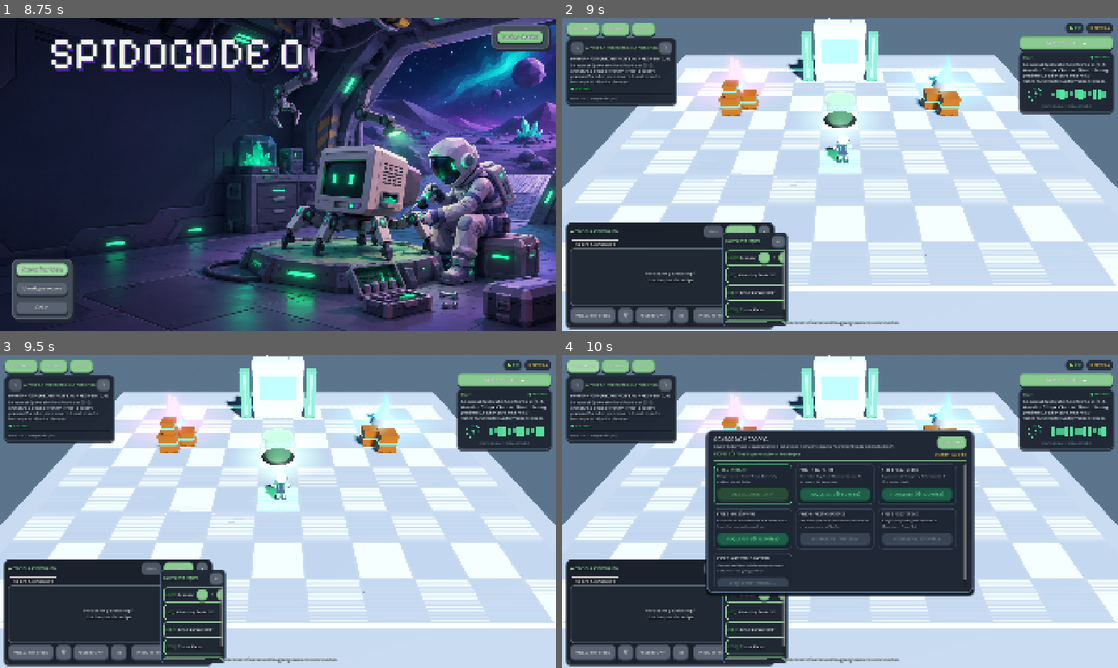
Above: before the commit, frames 1-4 (two rows, left to right).
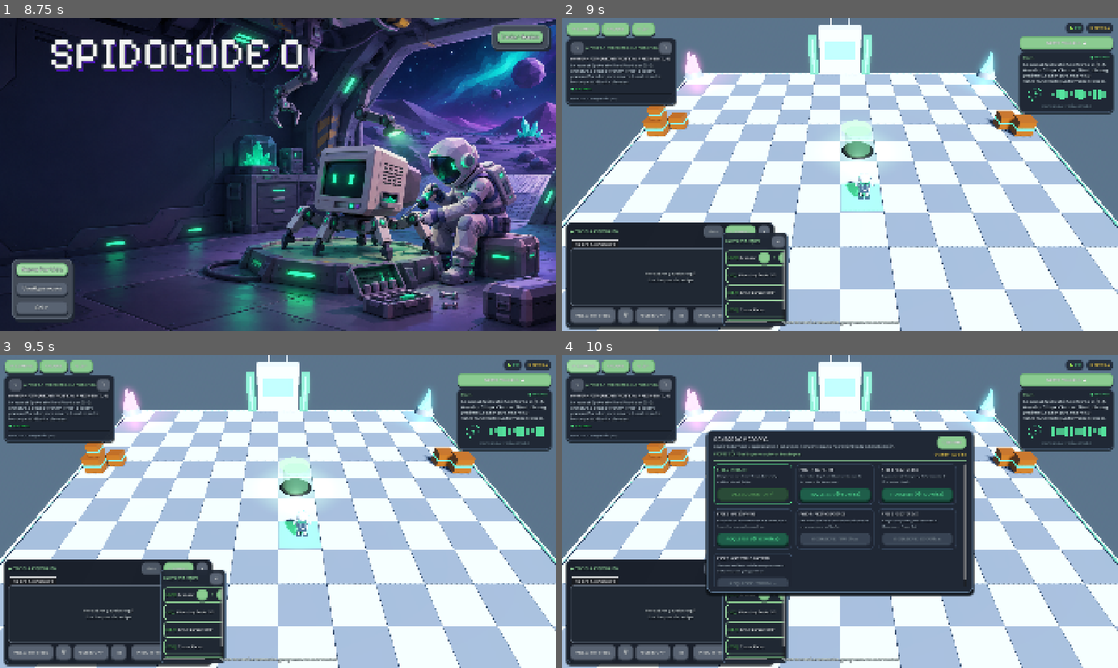
Above: after the commit, the same moments.

Repository: LeaGaj04/spido-code-0
Game: Godot game, scene res://escenas/menu_inicio.tscn
Two runs of this game, one before a commit and one after it. Both use one fixed random seed, a clock stepped at 60 frames per second and the inputs below.
Inputs (mouse positions are in pixels of both pictures, inside the frame that each line leads up to):
- Up to frame 1 (8.75 s): click "Iniciar Sesión" at 0.5 s; click (278, 165) at 1.27 s; type "12" at 1.35 s; click (278, 177) at 1.5 s; type "12" at 1.58 s; click "Iniciar sesión" at 2 s; click "Iniciar sesión" at 2.75 s; click "¿Olvidaste tu contraseña?" at 3.5 s; click "Registrarse" at 4.25 s; click "Volver" at 5 s; click "Iniciar Sesión" at 5.75 s; click "¿Olvidaste tu contraseña?" at 6.5 s; click "Registrarse" at 7.25 s; click "Volver" at 8 s
- Up to frame 2 (9 s): click "Nueva Partida" at 8.75 s
- Up to frame 3 (9.5 s): no input
- Up to frame 4 (10 s): click "MEJORAS" at 9.5 s

Frame 1 is identical in both runs. In frame 2, 55% of the frame differs, in the area x 0-100%, y 0-100%; in frame 3, 55%; in frame 4, 36%.

Commit message:
feat(3d): tablero ajedrez 12x12 continuo con placas intercaladas y movimiento centro a centro

Diff:
--- a/escenas/mundo_3d.tscn
+++ b/escenas/mundo_3d.tscn
@@ -25,15 +25,6 @@
 glow_enabled = true
 glow_bloom = 0.1
 
-[sub_resource type="StandardMaterial3D" id="MatSueloHangar"]
-albedo_color = Color(0.66, 0.70, 0.76, 1)
-metallic = 0.15
-roughness = 0.6
-
-[sub_resource type="PlaneMesh" id="MeshSuelo"]
-material = SubResource("MatSueloHangar")
-size = Vector2(24, 24)
-
 [node name="Mundo3D" type="Node3D" unique_id=867094500]
 script = ExtResource("1_script")
 escena_pieza = ExtResource("4_pieza")
@@ -48,11 +39,8 @@
 shadow_enabled = true
 
 [node name="Camera3D" type="Camera3D" parent="." unique_id=1784270914]
-transform = Transform3D(1, 0, 0, 0, 0.7880111, 0.6156611, 0, -0.6156611, 0.7880111, 0, 10.28046, 16.106438)
-fov = 46.0
-
-[node name="SueloHangar" type="MeshInstance3D" parent="." unique_id=1389275597]
-mesh = SubResource("MeshSuelo")
+transform = Transform3D(1, 0, 0, 0, 0.7880111, 0.6156611, 0, -0.6156611, 0.7880111, -1, 11.2, 14.5)
+fov = 48.0
 
 [node name="MesaEnsamblaje" parent="." unique_id=744348960 instance=ExtResource("3_mesa")]
 transform = Transform3D(1, 0, 0, 0, 1, 0, 0, 0, 1, 0, 0, -4)
--- a/scripts/astronauta_ingeniero.gd
+++ b/scripts/astronauta_ingeniero.gd
@@ -144,9 +144,10 @@
 	var nueva_x = grid_x + delta.x
 	var nueva_z = grid_z + delta.y
 
-	if abs(nueva_x) > 4 or abs(nueva_z) > 4:
+	# Limite del tablero de 12x12 casillas (gx de -6 a 5, gz de -6 a 5)
+	if nueva_x < -6 or nueva_x > 5 or nueva_z < -6 or nueva_z > 5:
 		await _animar_choque()
-		accion_fallida.emit("El astronauta alcanzo el limite de la zona.")
+		accion_fallida.emit("El astronauta alcanzó el límite del tablero de 12x12.")
 		return false
 
 	var mundo = get_parent()
@@ -180,9 +181,9 @@
 	var nueva_x = grid_x - delta.x
 	var nueva_z = grid_z - delta.y
 
-	if abs(nueva_x) > 4 or abs(nueva_z) > 4:
+	if nueva_x < -6 or nueva_x > 5 or nueva_z < -6 or nueva_z > 5:
 		await _animar_choque()
-		accion_fallida.emit("Limite del taller alcanzado.")
+		accion_fallida.emit("Límite del tablero alcanzado.")
 		return false
 
 	var mundo = get_parent()
--- a/scripts/mundo_3d.gd
+++ b/scripts/mundo_3d.gd
@@ -83,47 +83,87 @@
 	contenedor_tablero.name = "ContenedorTablero"
 	add_child(contenedor_tablero)
 
+	# 1. Base / Marco perimetral del tablero 12x12
+	# Rango: gx de -6 a 5 (12 casillas), gz de -6 a 5 (12 casillas)
+	# Ancho total: 12 * 2.0 = 24.0. Centro: X = -1.0, Z = -1.0
+	var mat_marco = StandardMaterial3D.new()
+	mat_marco.albedo_color = Color(0.20, 0.24, 0.30)
+	mat_marco.metallic = 0.5
+	mat_marco.roughness = 0.4
+
+	var marco_base = MeshInstance3D.new()
+	var m_marco = BoxMesh.new()
+	m_marco.size = Vector3(24.5, 0.12, 24.5)
+	marco_base.mesh = m_marco
+	marco_base.material_override = mat_marco
+	marco_base.position = Vector3(-1.0, -0.07, -1.0)
+	contenedor_tablero.add_child(marco_base)
+
+	# 2. Las 2 placas de ajedrez (blanca/gris clara y gris más oscura)
+	var mat_claro = StandardMaterial3D.new()
+	mat_claro.albedo_color = Color(0.93, 0.95, 0.98) # Placa blanca/gris clara limpia
+	mat_claro.metallic = 0.15
+	mat_claro.roughness = 0.4
+
 	var mat_oscuro = StandardMaterial3D.new()
-	mat_oscuro.albedo_color = Color(0.65, 0.70, 0.77) # Gris tecnológico suave
+	mat_oscuro.albedo_color = Color(0.55, 0.60, 0.68) # Placa gris intermedia contrastada
 	mat_oscuro.metallic = 0.2
-	mat_oscuro.roughness = 0.55
-
-	var mat_claro = StandardMaterial3D.new()
-	mat_claro.albedo_color = Color(0.92, 0.94, 0.97) # Blanco puro limpio
-	mat_claro.metallic = 0.15
-	mat_claro.roughness = 0.45
+	mat_oscuro.roughness = 0.5
 
 	var box_mesh = BoxMesh.new()
-	box_mesh.size = Vector3(1.92, 0.08, 1.92)
-
-	# Grid de casillas tipo ajedrez de -5 a 5 en X y -4 a 4 en Z
-	for gx in range(-5, 6):
-		for gz in range(-4, 5):
+	box_mesh.size = Vector3(1.98, 0.08, 1.98)
+
+	# Generación exacta de 12x12 = 144 casillas
+	for gx in range(-6, 6):
+		for gz in range(-6, 6):
 			var tile = MeshInstance3D.new()
 			tile.mesh = box_mesh
 			var es_par = ((gx + gz) % 2 == 0)
-			tile.material_override = mat_oscuro if es_par else mat_claro
-			tile.position = Vector3(gx * 2.0, -0.04, gz * 2.0)
+			tile.material_override = mat_claro if es_par else mat_oscuro
+			# Centro exacto de la casilla en la cuadrícula
+			tile.position = Vector3(gx * 2.0, -0.01, gz * 2.0)
 			contenedor_tablero.add_child(tile)
 
-	# Borde perimetral metálico iluminado
+	# 3. Rieles de acento neón en los 4 bordes del tablero 12x12
 	var mat_borde = StandardMaterial3D.new()
-	mat_borde.albedo_color = Color(0.80, 0.84, 0.90)
+	mat_borde.albedo_color = Color(0.85, 0.90, 0.95)
 	mat_borde.emission_enabled = true
 	mat_borde.emission = Color(0.3, 0.95, 0.65)
-	mat_borde.emission_energy_multiplier = 0.6
-
+	mat_borde.emission_energy_multiplier = 0.8
+
+	var m_rail_h = BoxMesh.new()
+	m_rail_h.size = Vector3(24.5, 0.08, 0.1)
+
+	var m_rail_v = BoxMesh.new()
+	m_rail_v.size = Vector3(0.1, 0.08, 24.5)
+
+	# Riel Norte (fondo Z = -13.15)
 	var rail_norte = MeshInstance3D.new()
-	var rail_mesh_h = BoxMesh.new()
-	rail_mesh_h.size = Vector3(22.0, 0.14, 0.12)
-	rail_norte.mesh = rail_mesh_h
+	rail_norte.mesh = m_rail_h
 	rail_norte.material_override = mat_borde
-	rail_norte.position = Vector3(0, 0.04, -9.0)
+	rail_norte.position = Vector3(-1.0, 0.03, -13.15)
 	contenedor_tablero.add_child(rail_norte)
 
-	var rail_sur = rail_norte.duplicate()
-	rail_sur.position = Vector3(0, 0.04, 9.0)
+	# Riel Sur (frente Z = +11.15)
+	var rail_sur = MeshInstance3D.new()
+	rail_sur.mesh = m_rail_h
+	rail_sur.material_override = mat_borde
+	rail_sur.position = Vector3(-1.0, 0.03, 11.15)
 	contenedor_tablero.add_child(rail_sur)
+
+	# Riel Oeste (izquierda X = -13.15)
+	var rail_oeste = MeshInstance3D.new()
+	rail_oeste.mesh = m_rail_v
+	rail_oeste.material_override = mat_borde
+	rail_oeste.position = Vector3(-13.15, 0.03, -1.0)
+	contenedor_tablero.add_child(rail_oeste)
+
+	# Riel Este (derecha X = +11.15)
+	var rail_este = MeshInstance3D.new()
+	rail_este.mesh = m_rail_v
+	rail_este.material_override = mat_borde
+	rail_este.position = Vector3(11.15, 0.03, -1.0)
+	contenedor_tablero.add_child(rail_este)
 
 func _construir_decoracion_nave() -> void:
 	if is_instance_valid(contenedor_decoracion):
@@ -133,9 +173,9 @@
 	contenedor_decoracion.name = "ContenedorDecoracion"
 	add_child(contenedor_decoracion)
 
-	# 1. Servidor Principal / Mainframe Central al fondo (Vector3(0, 0, -8.0))
+	# 1. Servidor Principal / Mainframe Central al fondo (Vector3(-1.0, 0, -13.5))
 	var nodo_mainframe = Node3D.new()
-	nodo_mainframe.position = Vector3(0, 0, -7.8)
+	nodo_mainframe.position = Vector3(-1.0, 0, -13.5)
 	contenedor_decoracion.add_child(nodo_mainframe)
 
 	var mat_gabinete = StandardMaterial3D.new()
@@ -206,7 +246,7 @@
 		antena.position = Vector3(ax, 3.8, 0)
 		nodo_mainframe.add_child(antena)
 
-	# 2. Cajas de Carga Sci-Fi (Naranjas con franjas LED verdes)
+	# 2. Cajas de Carga Sci-Fi (Naranjas con franjas LED verdes) en los laterales
 	var mat_caja = StandardMaterial3D.new()
 	mat_caja.albedo_color = Color(0.82, 0.42, 0.14)
 	mat_caja.metallic = 0.6
@@ -219,11 +259,11 @@
 	mat_franja.emission_energy_multiplier = 1.4
 
 	var cajas_datos = [
-		{"pos": Vector3(-6.2, 0.5, -3.0), "tam": Vector3(1.0, 1.0, 1.0)},
-		{"pos": Vector3(-5.3, 0.4, -3.7), "tam": Vector3(0.8, 0.8, 0.8)},
-		{"pos": Vector3(-6.1, 1.35, -3.1), "tam": Vector3(0.7, 0.7, 0.7)},
-		{"pos": Vector3(6.2, 0.5, -3.0), "tam": Vector3(1.0, 1.0, 1.0)},
-		{"pos": Vector3(5.4, 0.45, -3.7), "tam": Vector3(0.9, 0.9, 0.9)}
+		{"pos": Vector3(-12.0, 0.5, -4.0), "tam": Vector3(1.0, 1.0, 1.0)},
+		{"pos": Vector3(-11.0, 0.4, -4.7), "tam": Vector3(0.8, 0.8, 0.8)},
+		{"pos": Vector3(-11.8, 1.35, -4.1), "tam": Vector3(0.7, 0.7, 0.7)},
+		{"pos": Vector3(10.0, 0.5, -4.0), "tam": Vector3(1.0, 1.0, 1.0)},
+		{"pos": Vector3(9.2, 0.45, -4.7), "tam": Vector3(0.9, 0.9, 0.9)}
 	]
 
 	for c in cajas_datos:
@@ -243,9 +283,9 @@
 		franja.position = c.pos
 		contenedor_decoracion.add_child(franja)
 
-	# 3. Cristales de Energía en las esquinas
-	_crear_cluster_cristal(Vector3(-6.8, 0, -6.5), Color(0.95, 0.25, 0.75)) # Magenta
-	_crear_cluster_cristal(Vector3(6.8, 0, -6.5), Color(0.2, 0.85, 0.95))   # Cyan
+	# 3. Cristales de Energía en las esquinas traseras del tablero
+	_crear_cluster_cristal(Vector3(-12.8, 0, -12.8), Color(0.95, 0.25, 0.75)) # Magenta
+	_crear_cluster_cristal(Vector3(10.8, 0, -12.8), Color(0.2, 0.85, 0.95))   # Cyan
 
 func _crear_cluster_cristal(pos_base: Vector3, col_energia: Color) -> void:
 	var base_pedestal = MeshInstance3D.new()
@@ -309,30 +349,30 @@
 	cursor_seleccion.name = "CursorSeleccion"
 	add_child(cursor_seleccion)
 
-	# Casilla activa verde brillante
+	# Casilla activa verde brillante centrada en la placa
 	var suelo_cursor = MeshInstance3D.new()
 	var m_cursor = BoxMesh.new()
-	m_cursor.size = Vector3(1.88, 0.02, 1.88)
+	m_cursor.size = Vector3(1.92, 0.02, 1.92)
 	suelo_cursor.mesh = m_cursor
 
 	var mat_cursor = StandardMaterial3D.new()
-	mat_cursor.albedo_color = Color(0.2, 0.85, 0.5, 0.35)
+	mat_cursor.albedo_color = Color(0.2, 0.85, 0.5, 0.45)
 	mat_cursor.transparency = BaseMaterial3D.TRANSPARENCY_ALPHA
 	mat_cursor.emission_enabled = true
 	mat_cursor.emission = Color(0.3, 0.95, 0.55)
-	mat_cursor.emission_energy_multiplier = 1.2
+	mat_cursor.emission_energy_multiplier = 1.3
 	suelo_cursor.material_override = mat_cursor
-	suelo_cursor.position = Vector3(0, 0.02, 0)
+	suelo_cursor.position = Vector3(0, 0.04, 0)
 	cursor_seleccion.add_child(suelo_cursor)
 
-	# Flecha apuntando hacia adelante
+	# Flecha apuntando hacia adelante en el centro de la casilla
 	var flecha = MeshInstance3D.new()
 	var m_fl = PrismMesh.new()
-	m_fl.size = Vector3(0.45, 0.45, 0.04)
+	m_fl.size = Vector3(0.5, 0.5, 0.04)
 	flecha.mesh = m_fl
 	flecha.material_override = mat_cursor
 	flecha.rotation.x = -PI * 0.5
-	flecha.position = Vector3(0, 0.03, -0.45)
+	flecha.position = Vector3(0, 0.05, -0.45)
 	cursor_seleccion.add_child(flecha)
 
 func _actualizar_cursor_seguimiento(delta: float) -> void:
